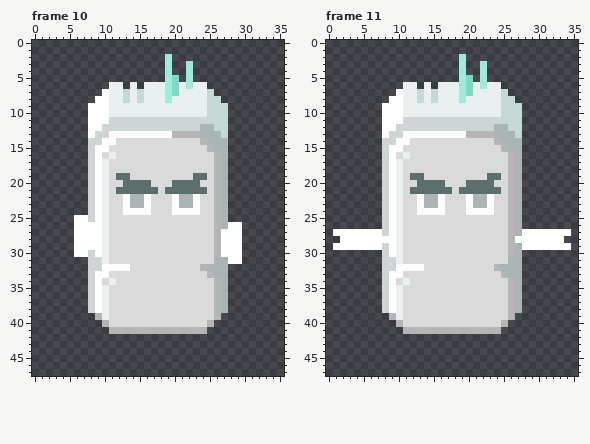
File history of a pixel-art file, Assets/Resources/new aseprite/beings/boss/frigo/frigo.aseprite. The picture above is the old version.
36x48 pixels, 19 frames. Colours within 5 levels of each other are drawn and written as one. Shown: frame 10, frame 11. The commit also changed other frames, which this record leaves out.
After:
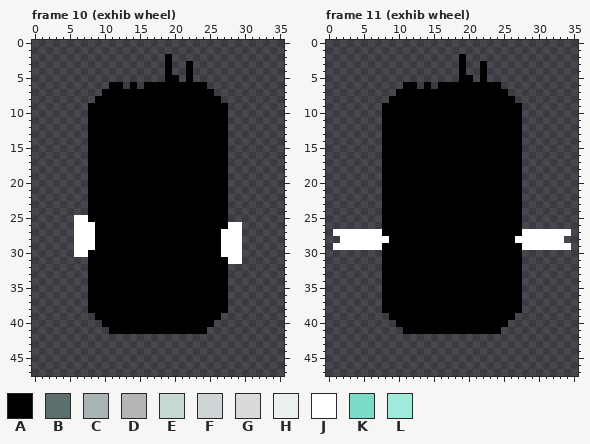
Palette (. is transparent): A #000000  B #5b706c  C #abb4b5  D #b5b5b5  E #c4d8d4  F #cfd5d5  G #dadada  H #e9f0ef  J #ffffff  K #78dcc8  L #9eebdc
Commit message: (#324.5) Frigo new sprites + cinematic continuation
From old to new:
layer "...em/.face. em" now shown
layer "...em/.frigo. em" now shown
Changed rows in their new state; - is an unchanged pixel.
Frame 10 (exhib wheel), layer "...em/.frigo. em":
first column x 8:
 2 -----------A--------
 3 -----------A--A-----
 4 -----------A--A-----
 5 -----------AA-A-----
 6 ---AA-A-AAAAAAAAA---
 7 --AAAAAAAAAAAAAAAA--
 8 -AAAAAAAAAAAAAAAAAA-
 9 AAAAAAAAAAAAAAAAAAAA
10 AAAAAAAAAAAAAAAAAAAA
11 AAAAAAAAAAAAAAAAAAAA
12 AAAAAAAAAAAAAAAAAAAA
13 AAAAAAAAAAAAAAAAAAAA
14 AAAAAAAAAAAAAAAAAAAA
15 AAAAAAAAAAAAAAAAAAAA
16 AAAAAAAAAAAAAAAAAAAA
17 AAAAAAAAAAAAAAAAAAAA
18 AAAAAAAAAAAAAAAAAAAA
19 AAAAAAAAAAAAAAAAAAAA
20 AAAAAAAAAAAAAAAAAAAA
21 AAAAAAAAAAAAAAAAAAAA
22 AAAAAAAAAAAAAAAAAAAA
23 AAAAAAAAAAAAAAAAAAAA
24 AAAAAAAAAAAAAAAAAAAA
25 AAAAAAAAAAAAAAAAAAAA
26 -AAAAAAAAAAAAAAAAAAA
27 -AAAAAAAAAAAAAAAAAA-
28 -AAAAAAAAAAAAAAAAAA-
29 -AAAAAAAAAAAAAAAAAA-
30 AAAAAAAAAAAAAAAAAAA-
31 AAAAAAAAAAAAAAAAAAAA
32 AAAAAAAAAAAAAAAAAAAA
33 AAAAAAAAAAAAAAAAAAAA
34 AAAAAAAAAAAAAAAAAAAA
35 AAAAAAAAAAAAAAAAAAAA
36 AAAAAAAAAAAAAAAAAAAA
37 AAAAAAAAAAAAAAAAAAAA
38 AAAAAAAAAAAAAAAAAAAA
39 -AAAAAAAAAAAAAAAAAA-
40 --AAAAAAAAAAAAAAAA--
41 ---AAAAAAAAAAAAAA---
Frame 11 (exhib wheel), layer "...em/.frigo. em":
first column x 8:
 2 -----------A--------
 3 -----------A--A-----
 4 -----------A--A-----
 5 -----------AA-A-----
 6 ---AA-A-AAAAAAAAA---
 7 --AAAAAAAAAAAAAAAA--
 8 -AAAAAAAAAAAAAAAAAA-
 9 AAAAAAAAAAAAAAAAAAAA
10 AAAAAAAAAAAAAAAAAAAA
11 AAAAAAAAAAAAAAAAAAAA
12 AAAAAAAAAAAAAAAAAAAA
13 AAAAAAAAAAAAAAAAAAAA
14 AAAAAAAAAAAAAAAAAAAA
15 AAAAAAAAAAAAAAAAAAAA
16 AAAAAAAAAAAAAAAAAAAA
17 AAAAAAAAAAAAAAAAAAAA
18 AAAAAAAAAAAAAAAAAAAA
19 AAAAAAAAAAAAAAAAAAAA
20 AAAAAAAAAAAAAAAAAAAA
21 AAAAAAAAAAAAAAAAAAAA
22 AAAAAAAAAAAAAAAAAAAA
23 AAAAAAAAAAAAAAAAAAAA
24 AAAAAAAAAAAAAAAAAAAA
25 AAAAAAAAAAAAAAAAAAAA
26 AAAAAAAAAAAAAAAAAAAA
27 AAAAAAAAAAAAAAAAAAAA
28 -AAAAAAAAAAAAAAAAAA-
29 AAAAAAAAAAAAAAAAAAAA
30 AAAAAAAAAAAAAAAAAAAA
31 AAAAAAAAAAAAAAAAAAAA
32 AAAAAAAAAAAAAAAAAAAA
33 AAAAAAAAAAAAAAAAAAAA
34 AAAAAAAAAAAAAAAAAAAA
35 AAAAAAAAAAAAAAAAAAAA
36 AAAAAAAAAAAAAAAAAAAA
37 AAAAAAAAAAAAAAAAAAAA
38 AAAAAAAAAAAAAAAAAAAA
39 -AAAAAAAAAAAAAAAAAA-
40 --AAAAAAAAAAAAAAAA--
41 ---AAAAAAAAAAAAAA---
